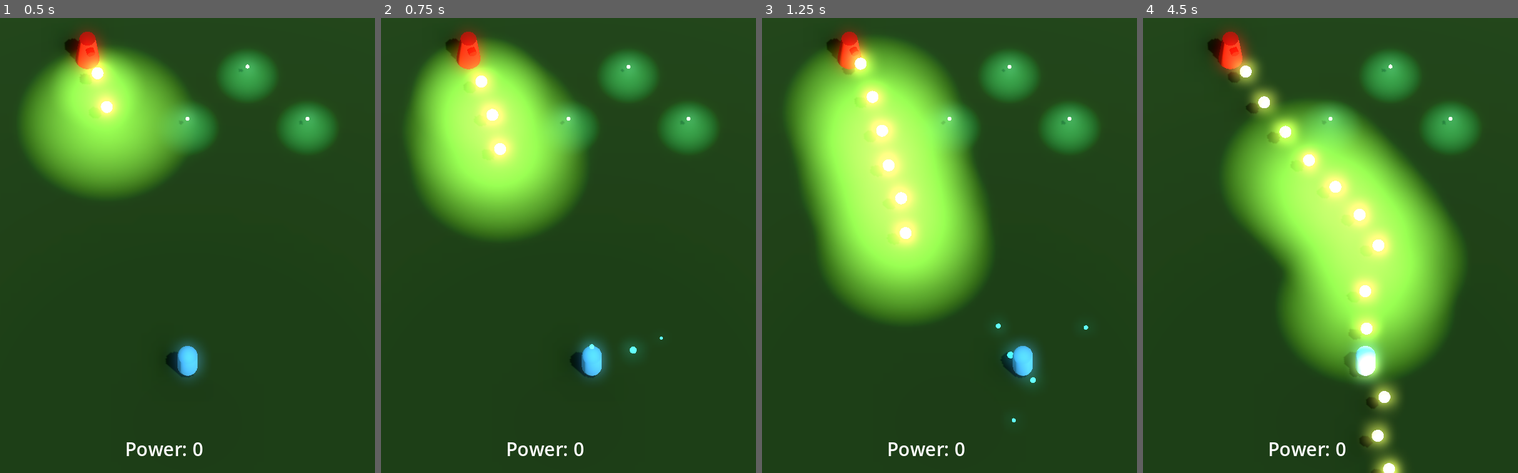
Above: before the commit, frames 1-4 (left to right).
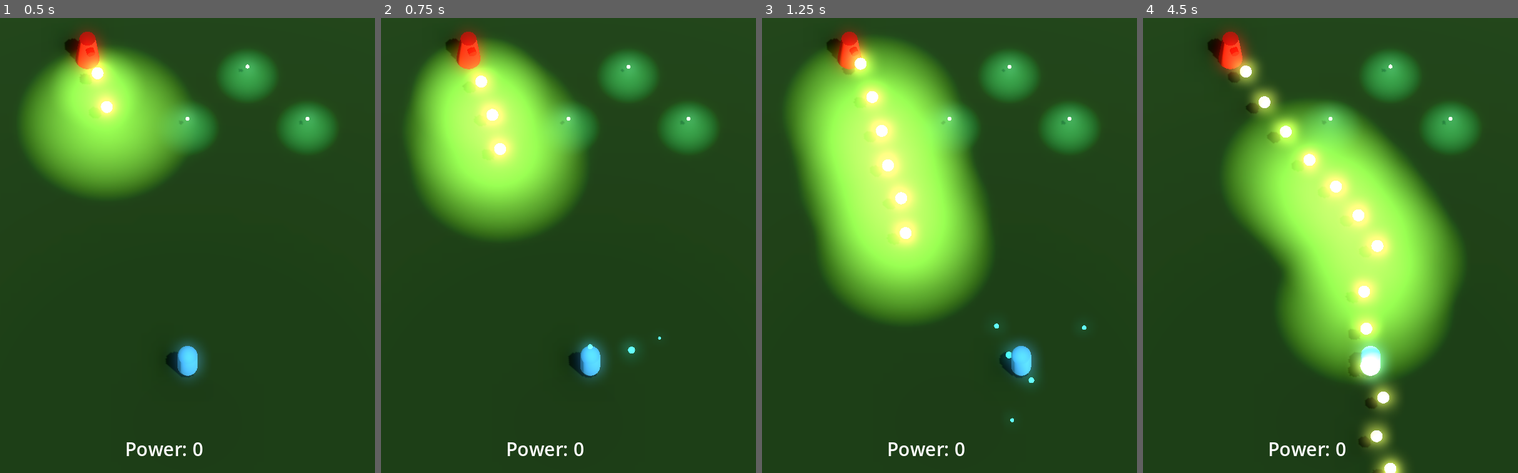
Above: after the commit, the same moments.

Repository: JackEvans24/bullet-absorb
Game: Godot game, scene res://scenes/main.tscn
Same seed, same stepped clock (60 frames per second), same inputs: the game is played once before the commit and once after it.
Inputs:
- Up to frame 1 (0.5 s): no input
- Up to frame 2 (0.75 s): hold Right (move_right) from 0.53 s (still down); hold J (absorb) from 0.53 s (still down)
- Up to frame 3 (1.25 s): keep holding Right (move_right); keep holding J (absorb)
- Up to frame 4 (4.5 s): release Right (move_right) at 1.28 s; release J (absorb) at 1.28 s; hold Down (move_back) 1.28-2.03 s; tap J (absorb) at 1.35, 2.85, 4.35 s; hold Right (move_right) 2.03-2.78 s; hold J (absorb) 2.03-2.78 s; hold Up (move_forward) 2.78-3.53 s; hold J (absorb) 3.53-4.28 s; hold Left (move_left) from 3.53 s (still down)

Frame 1 is identical in both runs. In frame 2, 0.1% of the frame differs, in the area x 22-76%, y 5-80%; in frame 3, 0.2%; in frame 4, 0.6%, in the area x 20-68%, y 5-100%.

Commit message:
refactor: move movement code to its own script

Diff:
--- a/prefabs/player.tscn
+++ b/prefabs/player.tscn
@@ -1,9 +1,11 @@
-[gd_scene load_steps=15 format=3 uid="uid://c3tj0pdcum4wd"]
+[gd_scene load_steps=17 format=3 uid="uid://c3tj0pdcum4wd"]
 
 [ext_resource type="Script" path="res://scripts/player/player.gd" id="1_u023k"]
 [ext_resource type="Material" uid="uid://beaa2b7evhbjh" path="res://materials/player/player.tres" id="2_di4ke"]
 [ext_resource type="Script" path="res://scripts/player/absorb.gd" id="2_sawo1"]
+[ext_resource type="Script" path="res://scripts/player/player_movement.gd" id="3_1eoos"]
 [ext_resource type="Material" uid="uid://f41eu4cbvian" path="res://materials/player/player_absorb.tres" id="4_ep8r4"]
+[ext_resource type="Script" path="res://scripts/player/player_aim.gd" id="4_owsoe"]
 [ext_resource type="Material" uid="uid://dq2ufo1kpypca" path="res://materials/player/player_absorb_halo.tres" id="4_poddg"]
 
 [sub_resource type="CapsuleMesh" id="CapsuleMesh_xm2o2"]
@@ -55,6 +57,14 @@
 [node name="CollisionShape3D" type="CollisionShape3D" parent="."]
 shape = SubResource("CapsuleShape3D_b08da")
 
+[node name="Move" type="Node" parent="."]
+script = ExtResource("3_1eoos")
+movement_deadzone = 0.01
+deceleration = 180.0
+
+[node name="Aim" type="Node3D" parent="."]
+script = ExtResource("4_owsoe")
+
 [node name="Absorb" type="Node3D" parent="."]
 script = ExtResource("2_sawo1")
 absorb_cooldown = 0.9
--- a/project.godot
+++ b/project.godot
@@ -58,8 +58,28 @@
 "deadzone": 0.5,
 "events": [Object(InputEventKey,"resource_local_to_scene":false,"resource_name":"","device":-1,"window_id":0,"alt_pressed":false,"shift_pressed":false,"ctrl_pressed":false,"meta_pressed":false,"pressed":false,"keycode":0,"physical_keycode":74,"key_label":0,"unicode":106,"echo":false,"script":null)
 , Object(InputEventKey,"resource_local_to_scene":false,"resource_name":"","device":-1,"window_id":0,"alt_pressed":false,"shift_pressed":false,"ctrl_pressed":false,"meta_pressed":false,"pressed":false,"keycode":0,"physical_keycode":90,"key_label":0,"unicode":122,"echo":false,"script":null)
-, Object(InputEventJoypadButton,"resource_local_to_scene":false,"resource_name":"","device":-1,"button_index":1,"pressure":0.0,"pressed":true,"script":null)
+, Object(InputEventJoypadButton,"resource_local_to_scene":false,"resource_name":"","device":-1,"button_index":2,"pressure":0.0,"pressed":true,"script":null)
 , Object(InputEventJoypadButton,"resource_local_to_scene":false,"resource_name":"","device":-1,"button_index":9,"pressure":0.0,"pressed":true,"script":null)
+]
+}
+aim_forward={
+"deadzone": 0.5,
+"events": [Object(InputEventJoypadMotion,"resource_local_to_scene":false,"resource_name":"","device":-1,"axis":3,"axis_value":-1.0,"script":null)
+]
+}
+aim_back={
+"deadzone": 0.5,
+"events": [Object(InputEventJoypadMotion,"resource_local_to_scene":false,"resource_name":"","device":-1,"axis":3,"axis_value":1.0,"script":null)
+]
+}
+aim_left={
+"deadzone": 0.5,
+"events": [Object(InputEventJoypadMotion,"resource_local_to_scene":false,"resource_name":"","device":-1,"axis":2,"axis_value":-1.0,"script":null)
+]
+}
+aim_right={
+"deadzone": 0.5,
+"events": [Object(InputEventJoypadMotion,"resource_local_to_scene":false,"resource_name":"","device":-1,"axis":2,"axis_value":1.0,"script":null)
 ]
 }
 
--- a/scripts/player/player.gd
+++ b/scripts/player/player.gd
@@ -3,14 +3,12 @@
 
 signal absorb_count_changed(count: int)
 
-@export var default_speed = 15.0
-@export var absorb_speed = 5.0
-@export var deceleration = 3.0
 @export var fall_acceleration = 10
 
+@onready var move: PlayerMovement = $Move
+@onready var aim: PlayerAim = $Aim
 @onready var absorb: Absorb = $Absorb
 
-var speed = default_speed
 var absorb_count: int = 0
 
 func _ready():
@@ -19,21 +17,10 @@
 	absorb.slowdown_ended.connect(_on_slowdown_ended)
 
 func _physics_process(delta):
-	# Add the gravity.
 	if not is_on_floor():
 		velocity.y -= fall_acceleration * delta
 
-	# Get the input direction and handle the movement/deceleration.
-	# As good practice, you should replace UI actions with custom gameplay actions.
-	var input_dir = Input.get_vector("move_left", "move_right", "move_forward", "move_back")
-	var direction = Vector3(input_dir.x, 0, input_dir.y).normalized()
-
-	if direction:
-		velocity.x = direction.x * speed
-		velocity.z = direction.z * speed
-	else:
-		velocity.x = move_toward(velocity.x, 0, deceleration)
-		velocity.z = move_toward(velocity.z, 0, deceleration)
+	velocity = move.movement
 
 	move_and_slide()
 
@@ -42,7 +29,7 @@
 	absorb_count_changed.emit(absorb_count)
 
 func _on_slowdown_started():
-	speed = absorb_speed
+	move.set_slower_speed()
 
 func _on_slowdown_ended():
-	speed = default_speed
+	move.set_default_speed()
--- /dev/null
+++ b/scripts/player/player_aim.gd
@@ -0,0 +1,9 @@
+class_name PlayerAim
+extends Node3D
+
+var aim: Vector3 = Vector3.ZERO
+
+func _physics_process(delta):
+	var input_dir = Input.get_vector("aim_left", "aim_right", "aim_forward", "aim_back")
+	aim = Vector3(input_dir.x, 0, input_dir.y).normalized()
+	# print("Aim: %s" % aim)
--- /dev/null
+++ b/scripts/player/player_movement.gd
@@ -0,0 +1,29 @@
+class_name PlayerMovement
+extends Node
+
+@export var movement_deadzone = 0.05
+@export var default_speed = 15.0
+@export var slower_speed = 5.0
+@export var deceleration = 3.0
+
+var speed = default_speed
+
+var movement: Vector3 = Vector3.ZERO
+
+# Called when the node enters the scene tree for the first time.
+func _process(delta: float):
+	var input_dir = Input.get_vector("move_left", "move_right", "move_forward", "move_back")
+	var direction = Vector3(input_dir.x, 0, input_dir.y).normalized()
+
+	if direction:
+		movement.x = direction.x * speed
+		movement.z = direction.z * speed
+	else:
+		movement.x = move_toward(movement.x, 0, deceleration * delta)
+		movement.z = move_toward(movement.z, 0, deceleration * delta)
+
+func set_default_speed():
+	speed = default_speed
+
+func set_slower_speed():
+	speed = slower_speed
